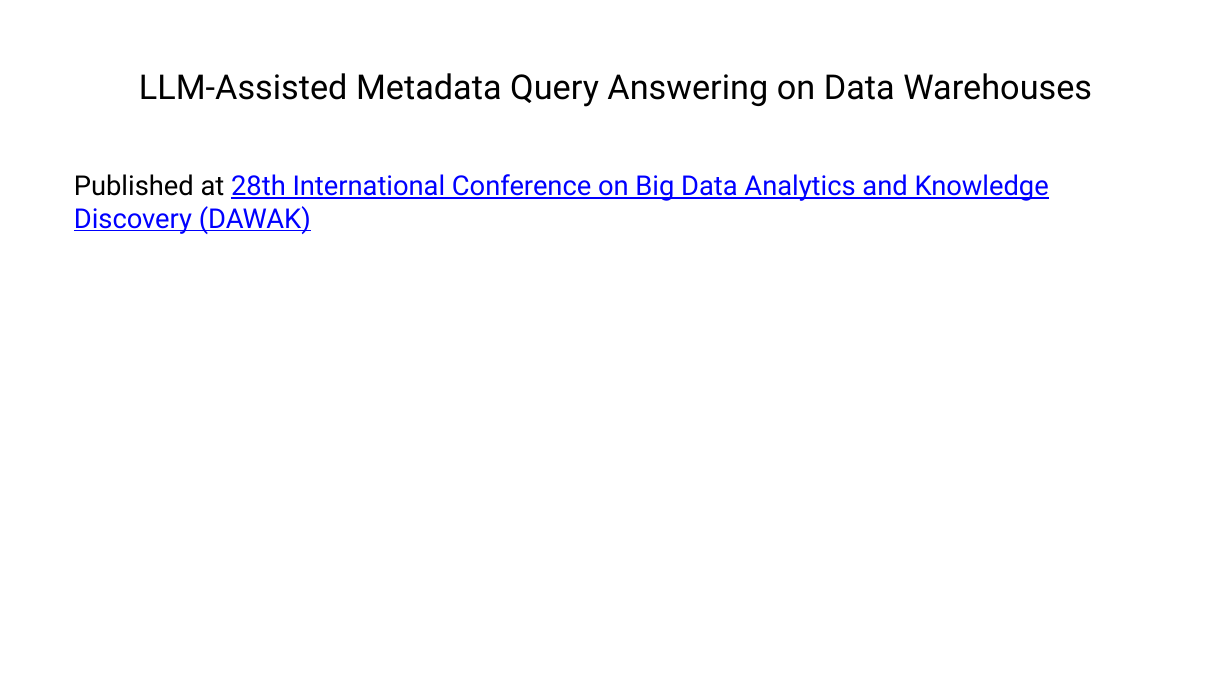
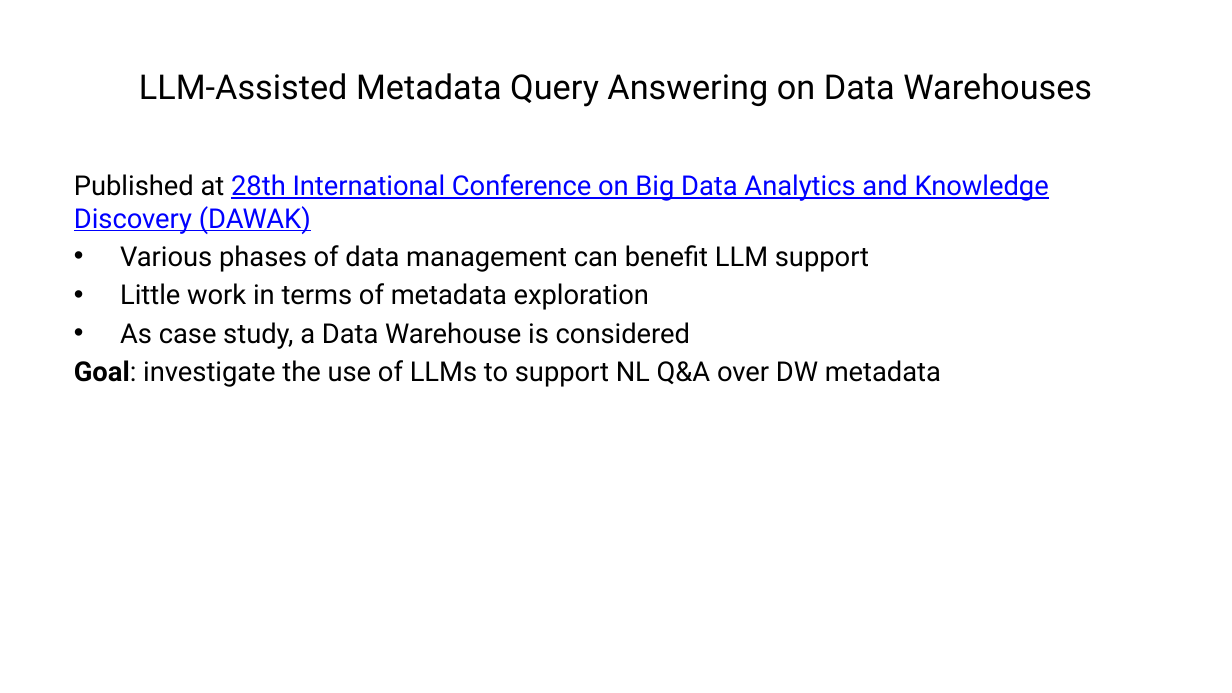
Before and after one commit to ManuelePasini/slides-markdown, a slide deck: slide 27 of 3rd_year_slides.pptx. Drawn at 1232x693 pixels with LibreOffice and Linux fonts; fonts in the diff are those of the drawing. Boxes give left, top, right and bottom in pixels: in the first picture for what was removed or moved away, otherwise in the second. Text is boxed around its words. In the diff, an @@ line names an element or a change of style, - is before the commit and + after.

```diff
--- a/3rd_year_slides.pptx
+++ b/3rd_year_slides.pptx
@@ text at (74,245,941,387): paragraphs added @@
+• Various phases of data management can benefit LLM support
+• Little work in terms of metadata exploration
+• As case study, a Data Warehouse is considered
+Goal: investigate the use of LLMs to support NL Q&A over DW metadata
```
Also in this commit, not shown: 3 other slides changed, 4 other files.
